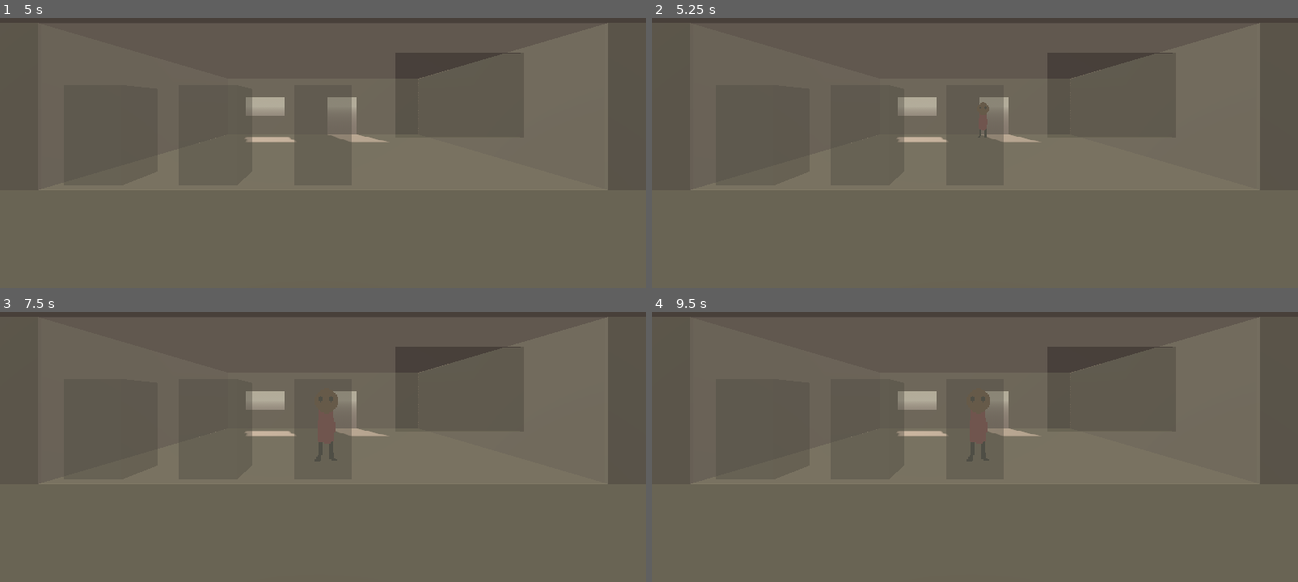
Above: before the commit, frames 1-4 (two rows, left to right).
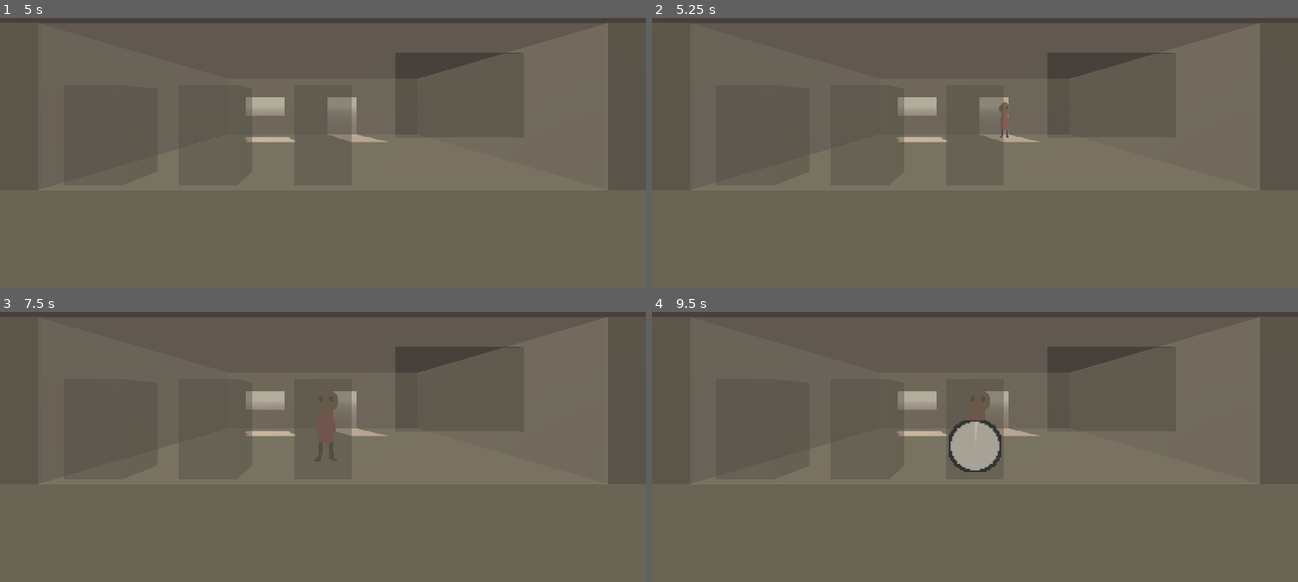
Above: after the commit, the same moments.

Repository: Sunday-Studio-Team/cafe
Game: Godot game, scene res://main.tscn
Two runs of this game, one before a commit and one after it. Both use one fixed random seed, a clock stepped at 60 frames per second and the inputs below.
Inputs:
- Up to frame 1 (5 s): tap Enter at 0.5, 2, 3.5 s; tap I every 0.75 s from 0.6 to 4.35 s; tap Space at 1.25, 2.75, 4.25 s
- Up to frame 2 (5.25 s): tap I at 5.1 s
- Up to frame 3 (7.5 s): tap I at 5.85, 6.6, 7.35 s
- Up to frame 4 (9.5 s): tap I at 8.1, 8.85 s

Frame 1 is identical in both runs. In frame 2, 0.2% of the frame differs, in the area x 50-56%, y 31-45%; in frame 3, nothing differs; in frame 4, 1.3%, in the area x 45-55%, y 40-60%.

Commit message:
add timers to machines, make customers leave after using them

Diff:
--- a/godot/customer.gd
+++ b/godot/customer.gd
@@ -1,2 +1,15 @@
 class_name Customer
-extends Node
+extends Node3D
+
+
+func _ready() -> void:
+	Events.customer_left_machine.connect(_on_customer_left_machine)
+
+
+func _on_customer_left_machine(customer: Customer) -> void:
+	if customer != self:
+		return
+
+	global_transform = Global.customer_leaving_spot.global_transform
+	await get_tree().create_timer(randf_range(1, 2), false).timeout
+	queue_free()
--- a/godot/events.gd
+++ b/godot/events.gd
@@ -3,3 +3,4 @@
 @warning_ignore_start("unused_signal")
 signal customer_entered
 signal customer_approached_machine(customer: Customer)
+signal customer_left_machine(customer: Customer)
--- a/godot/global.gd
+++ b/godot/global.gd
@@ -1,3 +1,5 @@
 extends Node
 
 var main_scene: Node3D
+var customer_entry_spot: Marker3D
+var customer_leaving_spot: Marker3D
--- a/godot/machine.gd
+++ b/godot/machine.gd
@@ -2,5 +2,36 @@
 extends Node3D
 
 @export var spot_for_customer: Marker3D
+@export var progress_bar: TextureProgressBar
+@export var timer: Timer
 
-var occupied := false
+var occupied := false:
+	set(value):
+		occupied = value
+		if not occupied:
+			customer = null
+			return
+		await get_tree().create_timer(randf_range(1, 3), false).timeout
+		start_order()
+var customer: Customer
+
+
+func _ready() -> void:
+	timer.timeout.connect(_on_order_finished)
+	progress_bar.hide()
+
+
+func _physics_process(_delta: float) -> void:
+	progress_bar.value = (1 - timer.time_left / timer.wait_time) * 100
+
+
+func start_order() -> void:
+	timer.start()
+	progress_bar.show()
+
+
+func _on_order_finished() -> void:
+	progress_bar.hide()
+	await get_tree().create_timer(randf_range(1, 2), false).timeout
+	Events.customer_left_machine.emit(customer)
+	occupied = false
--- a/godot/machine.tscn
+++ b/godot/machine.tscn
@@ -1,6 +1,9 @@
 [gd_scene format=3 uid="uid://cn12vpm4btpmx"]
 
 [ext_resource type="Script" uid="uid://bb6jc82myklm3" path="res://machine.gd" id="1_6a4ke"]
+[ext_resource type="Texture2D" uid="uid://c8wchhdcqcgxp" path="res://progress_bar/under.png" id="2_loq51"]
+[ext_resource type="Texture2D" uid="uid://de1p7ebvbes8h" path="res://progress_bar/over.png" id="3_ioi8x"]
+[ext_resource type="Texture2D" uid="uid://6n4q56tell6g" path="res://progress_bar/progress.png" id="4_llj37"]
 
 [sub_resource type="StandardMaterial3D" id="StandardMaterial3D_lp1hx"]
 transparency = 1
@@ -10,9 +13,14 @@
 material = SubResource("StandardMaterial3D_lp1hx")
 size = Vector3(1, 1.75, 1)
 
-[node name="Machine" type="Node3D" unique_id=1346980836 node_paths=PackedStringArray("spot_for_customer")]
+[sub_resource type="ViewportTexture" id="ViewportTexture_6qesk"]
+viewport_path = NodePath("ProgressIndicator/SubViewport")
+
+[node name="Machine" type="Node3D" unique_id=1346980836 node_paths=PackedStringArray("spot_for_customer", "progress_bar", "timer")]
 script = ExtResource("1_6a4ke")
 spot_for_customer = NodePath("SpotForCustomer")
+progress_bar = NodePath("ProgressIndicator/SubViewport/TextureProgressBar")
+timer = NodePath("Timer")
 
 [node name="MeshInstance3D" type="MeshInstance3D" parent="." unique_id=1391845402]
 transform = Transform3D(1, 0, 0, 0, 1, 0, 0, 0, 1, 0, 0.90000004, 0)
@@ -20,3 +28,23 @@
 
 [node name="SpotForCustomer" type="Marker3D" parent="." unique_id=1629603672]
 transform = Transform3D(1, 0, 0, 0, 1, 0, 0, 0, 1, 0.2, 0, -1)
+
+[node name="ProgressIndicator" type="Sprite3D" parent="." unique_id=1182371401]
+transform = Transform3D(0.5, 0, 0, 0, 0.5, 0, 0, 0, 0.5, 0, 0.7, 1)
+texture = SubResource("ViewportTexture_6qesk")
+
+[node name="SubViewport" type="SubViewport" parent="ProgressIndicator" unique_id=1178466868]
+transparent_bg = true
+size = Vector2i(160, 160)
+
+[node name="TextureProgressBar" type="TextureProgressBar" parent="ProgressIndicator/SubViewport" unique_id=585963951]
+texture_filter = 1
+offset_right = 40.0
+offset_bottom = 40.0
+fill_mode = 4
+texture_under = ExtResource("2_loq51")
+texture_over = ExtResource("3_ioi8x")
+texture_progress = ExtResource("4_llj37")
+
+[node name="Timer" type="Timer" parent="." unique_id=1788318326]
+wait_time = 10.0
--- a/godot/main.gd
+++ b/godot/main.gd
@@ -4,10 +4,13 @@
 @export var customer_spawn_timer: Timer
 @export var customer_scene: PackedScene
 @export var spot_for_customer_entry: Marker3D
+@export var customer_leaving_spot: Marker3D
 
 
 func _ready() -> void:
 	Global.main_scene = self
+	Global.customer_entry_spot = spot_for_customer_entry
+	Global.customer_leaving_spot = customer_leaving_spot
 
 	customer_spawn_timer.timeout.connect(_on_customer_spawn_timer_timeout)
 
@@ -24,8 +27,9 @@
 
 func _on_customer_approached_machine(customer: Customer) -> void:
 	var machine: Machine = null
-	while machine == null or machine.occupied:
+	while machine == null or machine.customer:
 		machine = machines.pick_random()
 
 	customer.global_position = machine.spot_for_customer.global_position
 	machine.occupied = true
+	machine.customer = customer
--- a/godot/main.tscn
+++ b/godot/main.tscn
@@ -21,12 +21,13 @@
 transparency = 1
 albedo_color = Color(1, 1, 1, 0.29411766)
 
-[node name="Main" type="Node3D" unique_id=1806237155 node_paths=PackedStringArray("machines", "customer_spawn_timer", "spot_for_customer_entry")]
+[node name="Main" type="Node3D" unique_id=1806237155 node_paths=PackedStringArray("machines", "customer_spawn_timer", "spot_for_customer_entry", "customer_leaving_spot")]
 script = ExtResource("1_ig7tw")
 machines = [NodePath("Machines/Machine"), NodePath("Machines/Machine2"), NodePath("Machines/Machine3")]
 customer_spawn_timer = NodePath("CustomerSpawnTimer")
 customer_scene = ExtResource("3_h2yge")
 spot_for_customer_entry = NodePath("CustomerEntrySpot")
+customer_leaving_spot = NodePath("CustomerLeavingSpot")
 
 [node name="Camera3D" type="Camera3D" parent="." unique_id=1821948512]
 transform = Transform3D(1, 0, 0, 0, 1, 0, 0, 0, 1, 0, 1.5, 9)
@@ -94,7 +95,10 @@
 material = SubResource("StandardMaterial3D_ig7tw")
 
 [node name="CustomerEntrySpot" type="Marker3D" parent="." unique_id=2097310311]
-transform = Transform3D(1, 0, 0, 0, 1, 0, 0, 0, 1, 0.5, 0, -3)
+transform = Transform3D(1, 0, 0, 0, 1, 0, 0, 0, 1, 1.5, 0, -3)
+
+[node name="CustomerLeavingSpot" type="Marker3D" parent="." unique_id=1111936502]
+transform = Transform3D(1, 0, 0, 0, 1, 0, 0, 0, 1, 0.6, 0, -4.4)
 
 [node name="Machines" type="Node3D" parent="." unique_id=407734909]
 
Binary file added: godot/progress_bar/over.png
Not shown, added: godot/progress_bar/over.png.import
Binary file added: godot/progress_bar/progress.png
Not shown, added: godot/progress_bar/progress.png.import
Binary file added: godot/progress_bar/under.png
Not shown, added: godot/progress_bar/under.png.import
